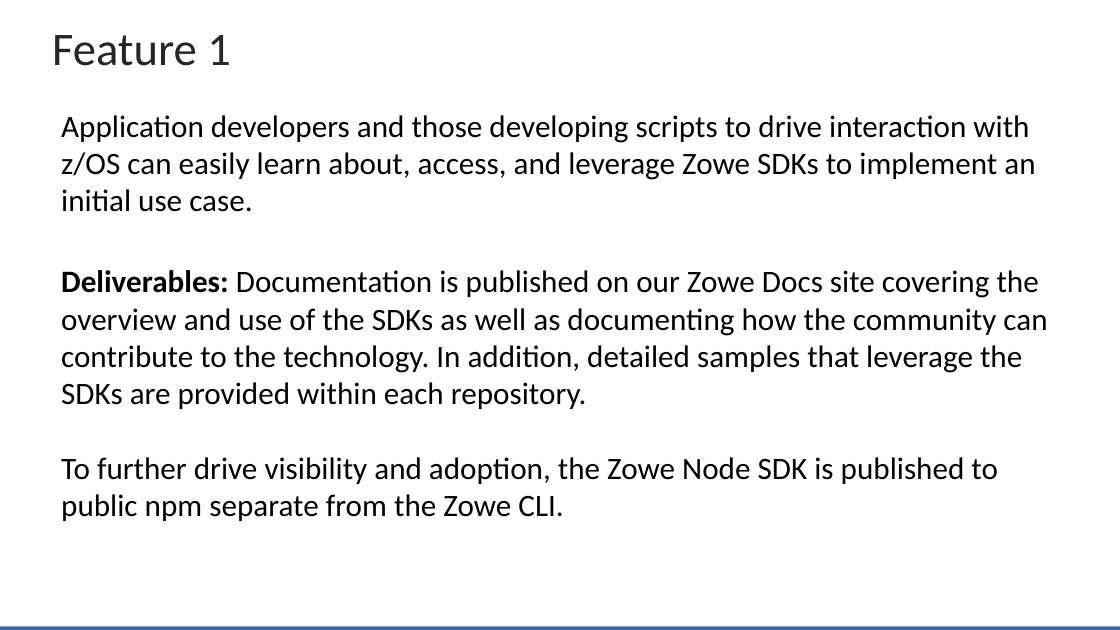
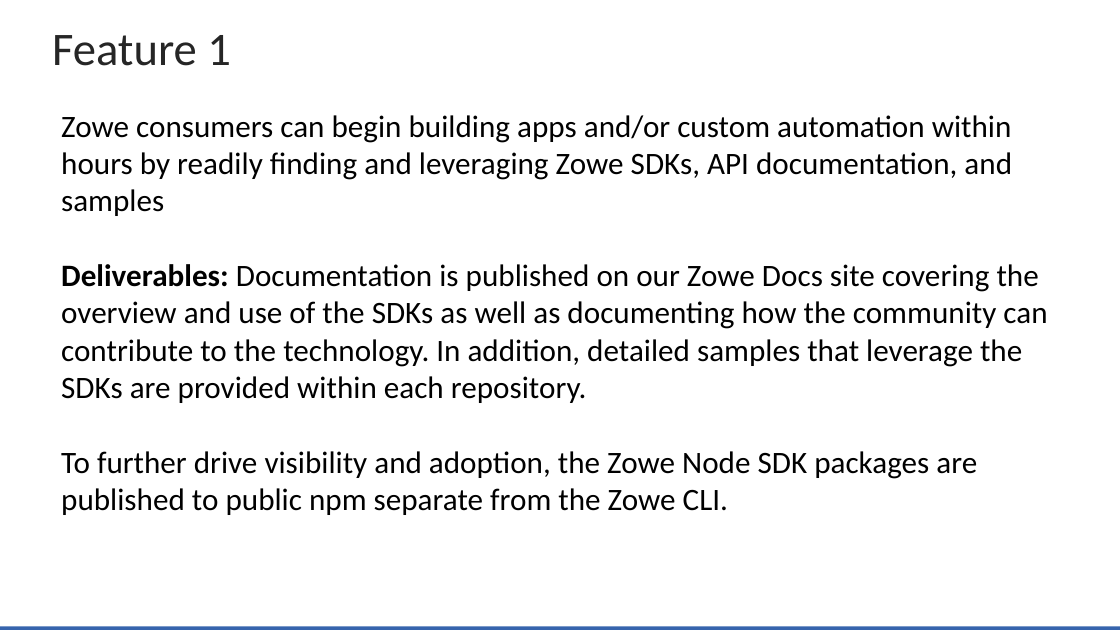
Before and after one commit to zowe/community, a slide deck: slide 13 of Project Management/20PI3 Planning/Zowe Community Squad Focus for 20PI3.pptx (slide 14 before the commit). Drawn at 1120x630 pixels with LibreOffice and Linux fonts; fonts in the diff are those of the drawing; background and template pictures are left out. Boxes give left, top, right and bottom in pixels: in the first picture for what was removed or moved away, otherwise in the second. Text is boxed around its words. In the diff, an @@ line names an element or a change of style, - is before the commit and + after.

Commit message:
add community feedback slides

```diff
--- a/Project Management/20PI3 Planning/Zowe Community Squad Focus for 20PI3.pptx
+++ b/Project Management/20PI3 Planning/Zowe Community Squad Focus for 20PI3.pptx
@@ text at (x1=61, y1=115, x2=1047, y2=515): text changed @@
-Application developers and those developing scripts to drive interaction with z/OS can easily learn about, access, and leverage Zowe SDKs to implement an initial use case.
-Deliverables: Documentation is published on our Zowe Docs site covering the overview and use of the SDKs as well as documenting how the community can contribute to the technology. In addition, detailed samples that leverage the SDKs are provided within each repository.
-To further drive visibility and adoption, the Zowe Node SDK is published to public npm separate from the Zowe CLI.
+Zowe consumers can begin building apps and/or custom automation within hours by readily finding and leveraging Zowe SDKs, API documentation, and samples
+Deliverables: Documentation is published on our Zowe Docs site covering the overview and use of the SDKs as well as documenting how the community can contribute to the technology. In addition, detailed samples that leverage the SDKs are provided within each repository.
+To further drive visibility and adoption, the Zowe Node SDK packages are published to public npm separate from the Zowe CLI.
```
Also in this commit, not shown: 1 other slide changed, 2 slides added, 1 slide removed.
